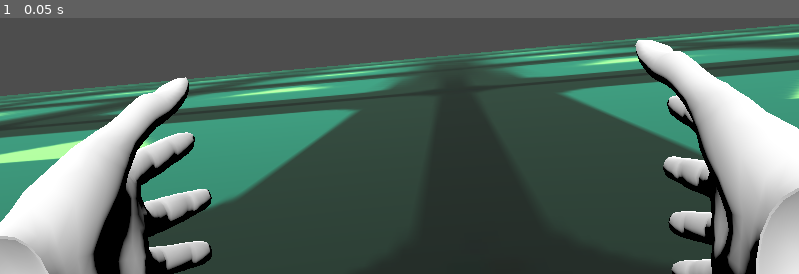
Above: before the commit, frame 1.
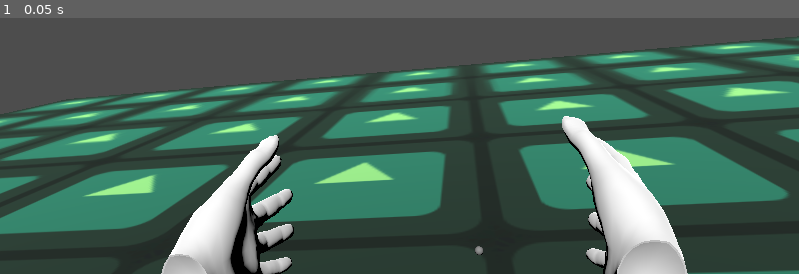
Above: after the commit, the same moment.

Repository: Hubi777111/rwr
Game: Godot game, scene res://main.tscn
The game is run twice, just before and just after one commit, with the same random seed, the same clock (stepped at 60 frames per second) and the same inputs. The engine's default icon, where the game draws it, is replaced by a stand-in: a white triangle on a blue panel in a dark square.
Inputs:
- Up to frame 1 (0.05 s): no input

The runs differ from the first frame. In frame 1, 58% of the frame differs, in the area x 0-100%, y 2-100%.

Commit message:
Dodanie mechaniki teleportacji

Diff:
--- a/project_files/main.tscn
+++ b/project_files/main.tscn
@@ -3,6 +3,7 @@
 [ext_resource type="Script" uid="uid://cbklt868ulo8x" path="res://main.gd" id="1_ig7tw"]
 [ext_resource type="PackedScene" uid="uid://wwa1g4se7de2" path="res://assets/modules/hand_l.gltf" id="2_h2yge"]
 [ext_resource type="PackedScene" uid="uid://dw8y1o17dflqb" path="res://assets/modules/hand_r.gltf" id="3_1bvp3"]
+[ext_resource type="Script" uid="uid://b8rcgrjpedig0" path="res://right_controller.gd" id="3_lquwl"]
 [ext_resource type="Texture2D" uid="uid://cri8fk7i23vsc" path="res://icon.svg" id="4_1bvp3"]
 
 [sub_resource type="PlaneMesh" id="PlaneMesh_h2yge"]
@@ -16,14 +17,18 @@
 [sub_resource type="BoxShape3D" id="BoxShape3D_1bvp3"]
 size = Vector3(20, 0.1, 20)
 
+[sub_resource type="SphereMesh" id="SphereMesh_1bvp3"]
+radius = 0.02
+height = 0.04
+
 [node name="Main" type="Node3D" unique_id=1906230346]
 script = ExtResource("1_ig7tw")
 
 [node name="XROrigin3D" type="XROrigin3D" parent="." unique_id=638771831]
 
 [node name="XRCamera3D" type="XRCamera3D" parent="XROrigin3D" unique_id=911150710]
-transform = Transform3D(0.9926479, 0.0912814, 0.079485625, -0.09157114, 0.9957985, 2.782229e-09, -0.07915167, -0.0072785905, 0.99683607, -0.0152014345, 0.17543016, 0.3511223)
-fov = 40.65794
+transform = Transform3D(0.9867847, 0.090742245, 0.13424562, -0.10084599, 0.99240315, 0.07047074, -0.1268311, -0.08307758, 0.9884392, 0.011237263, 0.27549362, 0.42137316)
+fov = 51.39311
 
 [node name="LeftController" type="XRController3D" parent="XROrigin3D" unique_id=1123161205]
 tracker = &"left_hand"
@@ -35,11 +40,15 @@
 
 [node name="RightController" type="XRController3D" parent="XROrigin3D" unique_id=730045456]
 tracker = &"right_hand"
+script = ExtResource("3_lquwl")
 
 [node name="HandRightRoot" type="Node3D" parent="XROrigin3D/RightController" unique_id=1029811899]
 
 [node name="hand_r" parent="XROrigin3D/RightController/HandRightRoot" unique_id=346969004 instance=ExtResource("3_1bvp3")]
-transform = Transform3D(0.9995746, 0.010848274, -0.027079033, -0.010876814, 0.9999405, -0.0009066798, 0.027067587, 0.0012010895, 0.99963295, 0.12815477, 0.07735063, 0.07212572)
+transform = Transform3D(0.9995746, 0.010848274, -0.027079033, -0.010876814, 0.9999405, -0.0009066798, 0.027067587, 0.0012010895, 0.99963295, 0.12815477, 0.07735063, 0.071966454)
+
+[node name="RayCast3D" type="RayCast3D" parent="XROrigin3D/RightController" unique_id=649848518]
+target_position = Vector3(0, -5, -10)
 
 [node name="CanvasLayer" type="CanvasLayer" parent="." unique_id=687101212]
 
@@ -49,12 +58,12 @@
 text = "Enter VR"
 
 [node name="DirectionalLight3D" type="DirectionalLight3D" parent="." unique_id=270185656]
-transform = Transform3D(1, 0, 0, 0, 0.70710677, 0.70710677, 0, -0.70710677, 0.70710677, 0, 0, 0)
+transform = Transform3D(1, 0, 0, 0, 0.7071068, 0.7071068, 0, -0.7071068, 0.7071068, -0.0059013367, -0.105181694, 0.0059280396)
 
 [node name="Level" type="Node3D" parent="." unique_id=802880576]
 
 [node name="MeshInstance3D" type="MeshInstance3D" parent="Level" unique_id=1466935071]
-transform = Transform3D(1, 0, 0, 0, 1, 0, 0, 0, 1, -0.00041161478, -0.0021234304, -0.0031523108)
+transform = Transform3D(1, 0, 0, 0, 1, 0, 0, 0, 1, 0.09060033, -0.9474295, -0.017013311)
 mesh = SubResource("PlaneMesh_h2yge")
 surface_material_override/0 = SubResource("StandardMaterial3D_lquwl")
 
@@ -62,3 +71,7 @@
 
 [node name="CollisionShape3D" type="CollisionShape3D" parent="Level/MeshInstance3D/StaticBody3D" unique_id=1136814371]
 shape = SubResource("BoxShape3D_1bvp3")
+
+[node name="Marker" type="MeshInstance3D" parent="." unique_id=830248090]
+transform = Transform3D(1, 0, 0, 0, 1, 0, 0, 0, 1, -0.0088256, 0.13316357, -0.48696786)
+mesh = SubResource("SphereMesh_1bvp3")
--- /dev/null
+++ b/project_files/right_controller.gd
@@ -0,0 +1,27 @@
+extends XRController3D
+
+@onready var raycast = $RayCast3D
+@onready var marker = $"../../Marker"
+@onready var xr_origin = $".."
+
+func _ready():
+	# Podłączamy sygnał wciśnięcia przycisku z kontrolera VR
+	button_pressed.connect(_on_button_pressed)
+
+func _process(delta):
+	# Jeśli laser trafia w podłogę (nasz StaticBody3D)
+	if raycast.is_colliding():
+		marker.visible = true
+		# Przesuwamy kuleczkę dokładnie w punkt trafienia lasera
+		marker.global_position = raycast.get_collision_point()
+	else:
+		# Jeśli celujemy w niebo, ukrywamy kuleczkę
+		marker.visible = false
+
+func _on_button_pressed(button_name: String):
+	# "trigger_click" to domyślna nazwa spustu w WebXR
+	if button_name == "trigger_click" and raycast.is_colliding():
+		var hit_point = raycast.get_collision_point()
+		# Teleportujemy gracza (tylko w osiach X i Z, żeby nie wbić się pod ziemię!)
+		xr_origin.global_position.x = hit_point.x
+		xr_origin.global_position.z = hit_point.z
Not shown, added: project_files/right_controller.gd.uid
